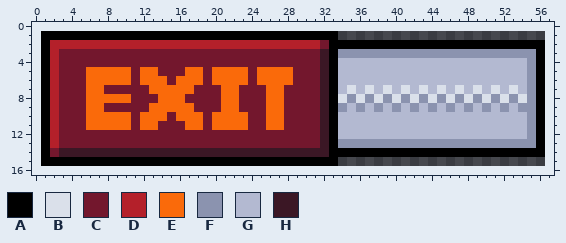
Pixel-art sprite -- assets/sprites/UI/red_hover.png. Above is the file before it was changed.
The file is 56x15 pixels. The old version is drawn lined up with the new one, on the new canvas.
Palette (. is transparent): A #000000  B #dae0ea  C #73172d  D #b4202a  E #fa6a0a  F #8b93af  G #b3b9d1  H #3b1725
Pixels before, first column x 1:
 1 AAAAAAAAAAAAAAAAAAAAAAAAAAAAAAAAA.......................
 2 ADDDDDDDDDDDDDDDDDDDDDDDDDDDDDDCAAAAAAAAAAAAAAAAAAAAAAAA
 3 ADCCCCCCCCCCCCCCCCCCCCCCCCCCCCCHAFFFFFFFFFFFFFFFFFFFFFFA
 4 ADCCCCCCCCCCCCCCCCCCCCCCCCCCCCCHAGGGGGGGGGGGGGGGGGGGGGFA
 5 ADCCCEEEEECEECCCEECEEEECEEEECCCHAGGGGGGGGGGGGGGGGGGGGGFA
 6 ADCCCEEEEECEEECEEECEEEECEEEECCCHAGGGGGGGGGGGGGGGGGGGGGFA
 7 ADCCCEECCCCCEEEEECCCEECCCEECCCCHAGBGBGBGBGBGBGBGBGBGBGFA
 8 ADCCCEEEEECCCEEECCCCEECCCEECCCCHABFBFBFBFBFBFBFBFBFBFBFA
 9 ADCCCEECCCCCEEEEECCCEECCCEECCCCHAFGFGFGFGFGFGFGFGFGFGFFA
10 ADCCCEEEEECEEECEEECEEEECCEECCCCHAGGGGGGGGGGGGGGGGGGGGGFA
11 ADCCCEEEEECEECCCEECEEEECCEECCCCHAGGGGGGGGGGGGGGGGGGGGGFA
12 ADCCCCCCCCCCCCCCCCCCCCCCCCCCCCCHAGGGGGGGGGGGGGGGGGGGGGFA
13 ADCCCCCCCCCCCCCCCCCCCCCCCCCCCCCHAFFFFFFFFFFFFFFFFFFFFFFA
14 ACHHHHHHHHHHHHHHHHHHHHHHHHHHHHHHAAAAAAAAAAAAAAAAAAAAAAAA
15 AAAAAAAAAAAAAAAAAAAAAAAAAAAAAAAAA.......................
New version:
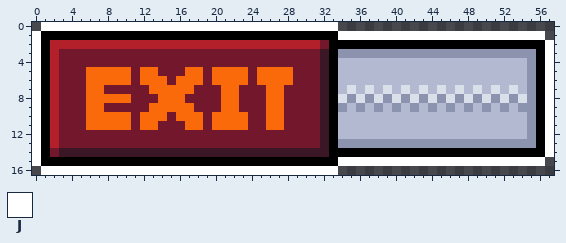
Colours new in this view: J #ffffff
What changed:
canvas 56x15 -> 58x17, the old top-left corner now at 1,1
Changed rows in their new state; - is an unchanged pixel.
first column x 0:
 0 -JJJJJJJJJJJJJJJJJJJJJJJJJJJJJJJJJ------------------------
 1 J---------------------------------JJJJJJJJJJJJJJJJJJJJJJJ-
 2 J--------------------------------------------------------J
 3 J--------------------------------------------------------J
 4 J--------------------------------------------------------J
 5 J--------------------------------------------------------J
 6 J--------------------------------------------------------J
 7 J--------------------------------------------------------J
 8 J--------------------------------------------------------J
 9 J--------------------------------------------------------J
10 J--------------------------------------------------------J
11 J--------------------------------------------------------J
12 J--------------------------------------------------------J
13 J--------------------------------------------------------J
14 J--------------------------------------------------------J
15 J---------------------------------JJJJJJJJJJJJJJJJJJJJJJJ-
16 -JJJJJJJJJJJJJJJJJJJJJJJJJJJJJJJJJ------------------------
Changed places in both pictures, as pixel boxes (x1, y1, x2, y2):
added: (32, 22, 554, 175)
